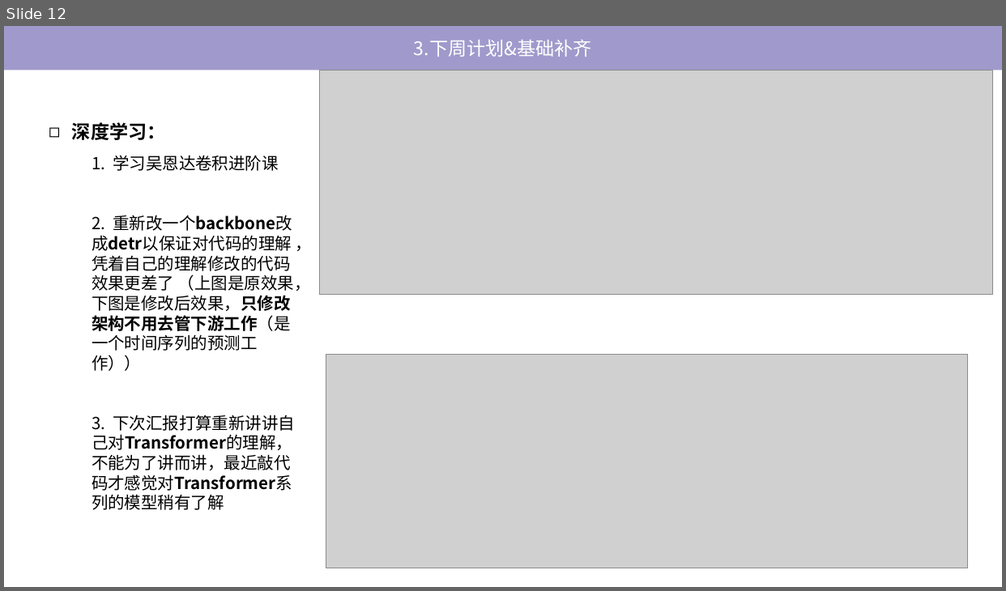
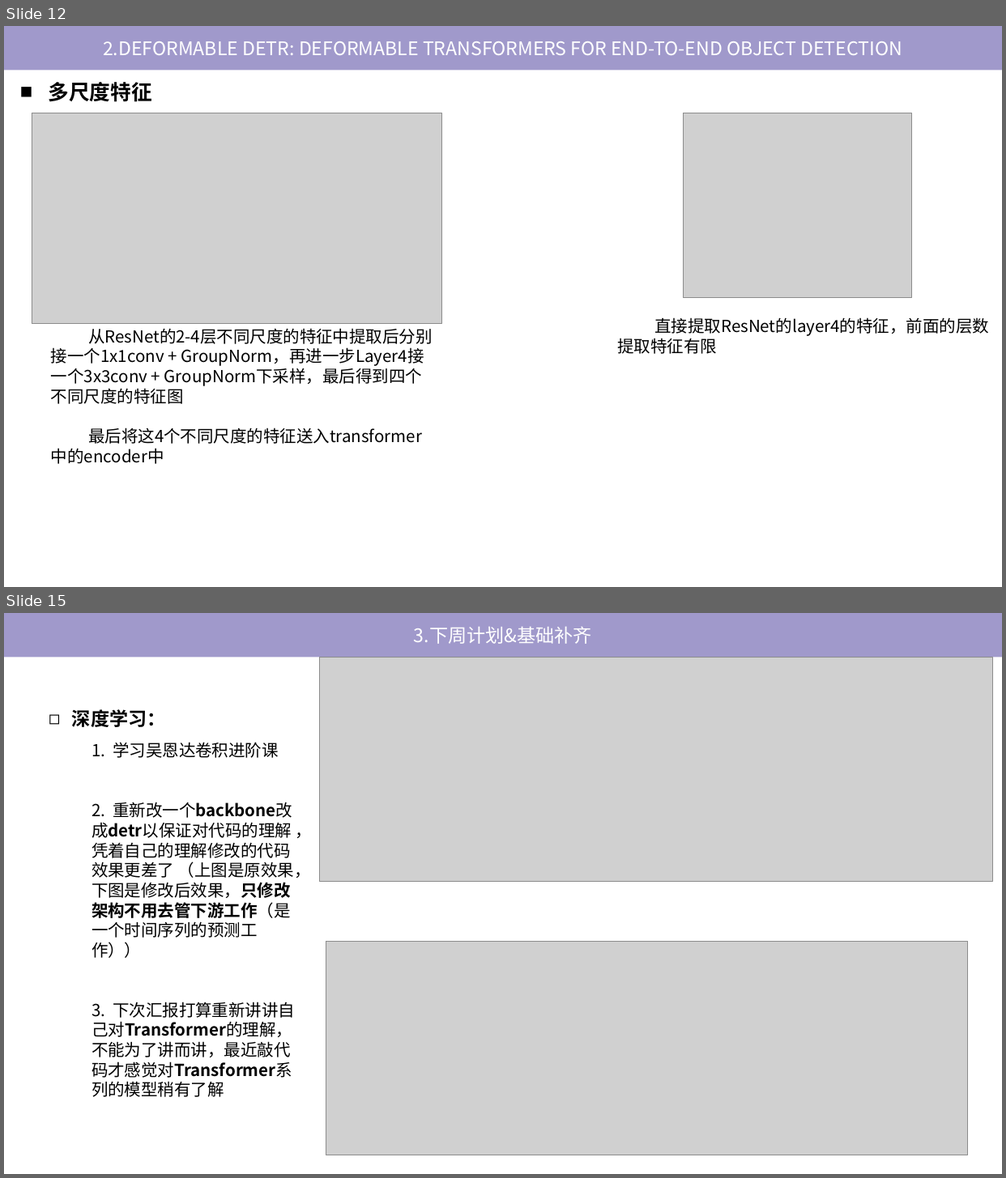
Before and after one commit to tj-messi/cv-computer-visual-tj, a slide deck: 0.组会记录/2024-10-17/report-2024-10-10.pptx. Shown one above the other, each under a label of ours: slide 12 before the commit, slides 12 and 15 after it; the slides between them are not shown. The pictures are 1006x591 and 1006x1178 pixels, drawn with LibreOffice and Linux fonts; fonts in the diff are those of the drawing; grey boxes stand for pictures. Boxes give left, top, right and bottom in pixels: in the first picture for what was removed or moved away, otherwise in the second. Text is boxed around its words. In the diff, an @@ line names an element or a change of style, - is before the commit and + after.

```diff
--- a/0.组会记录/2024-10-17/report-2024-10-10.pptx
+++ b/0.组会记录/2024-10-17/report-2024-10-10.pptx
@@ slide 12 added at bbox=[4, 26, 1002, 587], background #FFFFFF @@
@@ rectangle added at bbox=[4, 26, 1002, 71], fill #A099CB, 18 pt, text #FFFFFF @@
+2.DEFORMABLE DETR: DEFORMABLE TRANSFORMERS FOR END-TO-END OBJECT DETECTION
@@ text added at bbox=[48, 82, 151, 102], 20 pt, text #000000, bold @@
+■ 多尺度特征
@@ picture added at bbox=[32, 113, 442, 324] @@
@@ picture added at bbox=[683, 113, 911, 297] @@
@@ text added at bbox=[51, 328, 432, 444], 16 pt, text #000000 @@
+从ResNet的2-4层不同尺度的特征中提取后分别接一个1x1conv + GroupNorm，再进一步Layer4接一个3x3conv + GroupNorm下采样，最后得到四个不同尺度的特征图
+最后将这4个不同尺度的特征送入transformer中的encoder中
@@ text added at bbox=[617, 318, 989, 354], 16 pt, text #000000 @@
+直接提取ResNet的layer4的特征，前面的层数提取特征有限
@@ what was slide 12 is now slide 15 @@
```
Also in this commit, not shown: 2 slides changed, 2 other slides added.
